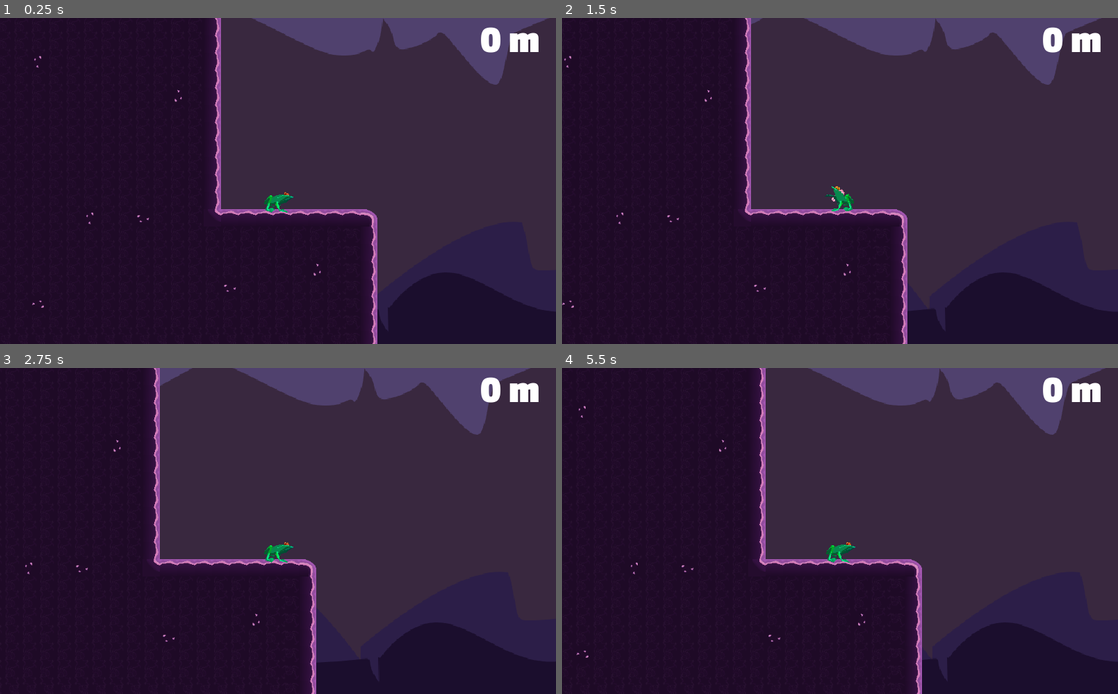
Above: before the commit, frames 1-4 (two rows, left to right).
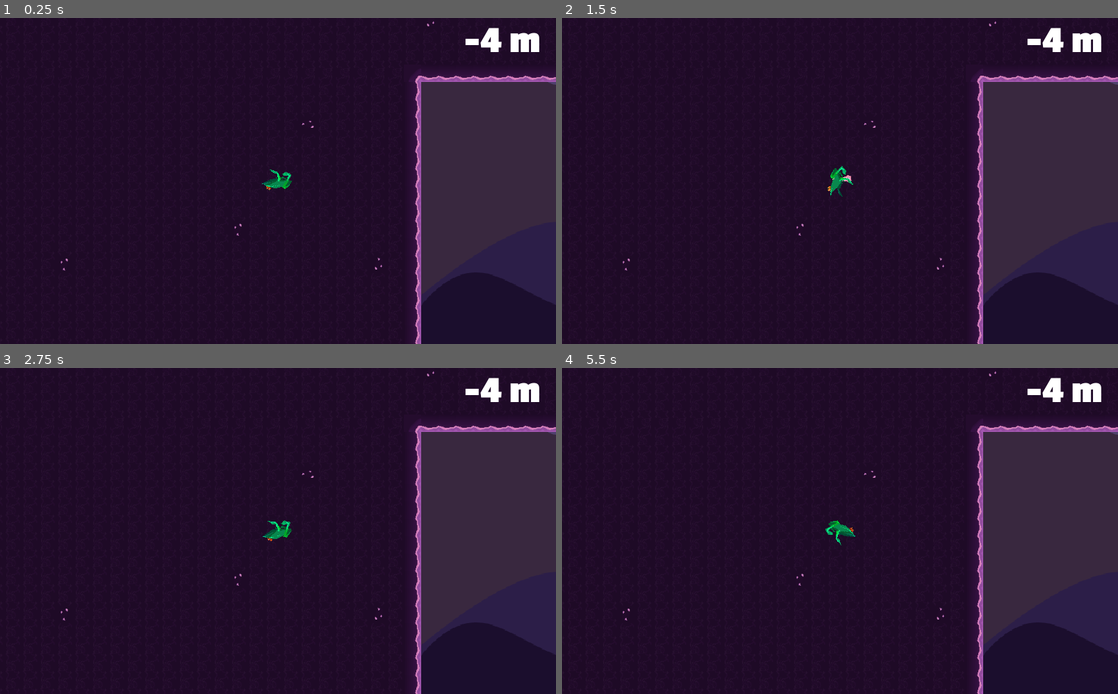
Above: after the commit, the same moments.

Repository: lemonsaurus/slurp-ninja
Game: Godot game, scene res://main.tscn
Same seed, same stepped clock (60 frames per second), same inputs: the game is played once before the commit and once after it.
Inputs (mouse positions are in pixels of both pictures, inside the frame that each line leads up to):
- Up to frame 1 (0.25 s): no input
- Up to frame 2 (1.5 s): tap Enter at 0.5 s; move the mouse to (962, 164) at 0.52 s; click (962, 164) at 0.67 s; move the mouse to (728, 197) at 1.27 s; click (728, 197) at 1.42 s
- Up to frame 3 (2.75 s): move the mouse to (333, 459) at 2.02 s; click (333, 459) at 2.17 s
- Up to frame 4 (5.5 s): move the mouse to (812, 596) at 2.77 s; click (812, 596) at 2.92 s; move the mouse to (1006, 579) at 3.52 s; click (1006, 579) at 3.67 s; move the mouse to (673, 482) at 4.27 s; click (673, 482) at 4.42 s; move the mouse to (867, 531) at 5.02 s; click (867, 531) at 5.17 s

The runs differ from the first frame. In frame 1, 29% of the frame differs, in the area x 5-100%, y 0-100%; in frame 2, 34%; in frame 3, 39%, in the area x 4-100%, y 0-100%; in frame 4, 32%.

Commit message:
Show distance on HUD.

Diff:
--- a/main.tscn
+++ b/main.tscn
@@ -12,7 +12,7 @@
 
 [sub_resource type="RectangleShape2D" id=1]
 
-[node name="Main" type="Node2D"]
+[node name="Root" type="Node2D"]
 
 [node name="UI" parent="." instance=ExtResource( 5 )]
 script = ExtResource( 7 )
@@ -71,11 +71,6 @@
 centered = false
 offset = Vector2( 0, -150 )
 
-[node name="BackgroundMusic" type="AudioStreamPlayer" parent="."]
-stream = ExtResource( 3 )
-volume_db = -12.116
-autoplay = true
-
 [node name="DeathZone" type="Area2D" parent="."]
 collision_mask = 2
 
@@ -84,5 +79,10 @@
 scale = Vector2( 200000, 10 )
 shape = SubResource( 1 )
 
+[node name="BackgroundMusic" type="AudioStreamPlayer" parent="."]
+stream = ExtResource( 3 )
+volume_db = -8.864
+autoplay = true
+
 [connection signal="body_entered" from="DeathZone" to="Player" method="_on_death"]
 [connection signal="body_entered" from="DeathZone" to="UI" method="_on_death"]
--- a/objects/Player.gd
+++ b/objects/Player.gd
@@ -18,10 +18,12 @@
 var is_initialized = false
 var is_facing_left = false
 var flip_speed = 2
+var initial_position = self.global_position
+var dead = false
 
 
 func _input(event: InputEvent) -> void:
-	if event is InputEventMouseButton:
+	if not self.dead and event is InputEventMouseButton:
 		if event.pressed:
 			var click_position = event.position - get_viewport().get_size_override() * 0.5
 			$Tongue.slurp(click_position)
@@ -41,6 +43,17 @@
 		else:
 			$Tongue.release()
 			$Sprite.frame = 0
+
+func _process(_delta: float) -> void:
+	"""Update the UI every frame."""
+
+	if not self.dead:
+		# Update the distance label
+		var pixels_per_meter = 100
+		var offset = 4
+		var distance = int(self.global_position.distance_to(self.initial_position) / pixels_per_meter) - offset
+		var format_string = "[right]{distance} m[/right]"
+		$"../UI/Distance".bbcode_text = format_string.format({"distance": distance})
 
 
 func _physics_process(_delta: float) -> void:
@@ -129,4 +142,5 @@
 
 func _on_death(body):
 	if body == self:
-		pass
+		self.dead = true
+		$SFX.fall()
--- a/objects/Player.tscn
+++ b/objects/Player.tscn
@@ -114,12 +114,15 @@
 
 [node name="Fall1" type="AudioStreamPlayer" parent="SFX/Fall"]
 stream = ExtResource( 5 )
+volume_db = -5.048
 
 [node name="Fall2" type="AudioStreamPlayer" parent="SFX/Fall"]
 stream = ExtResource( 21 )
+volume_db = -9.087
 
 [node name="Fall3" type="AudioStreamPlayer" parent="SFX/Fall"]
 stream = ExtResource( 14 )
+volume_db = -9.087
 
 [node name="Croak" type="Node" parent="SFX"]
 
